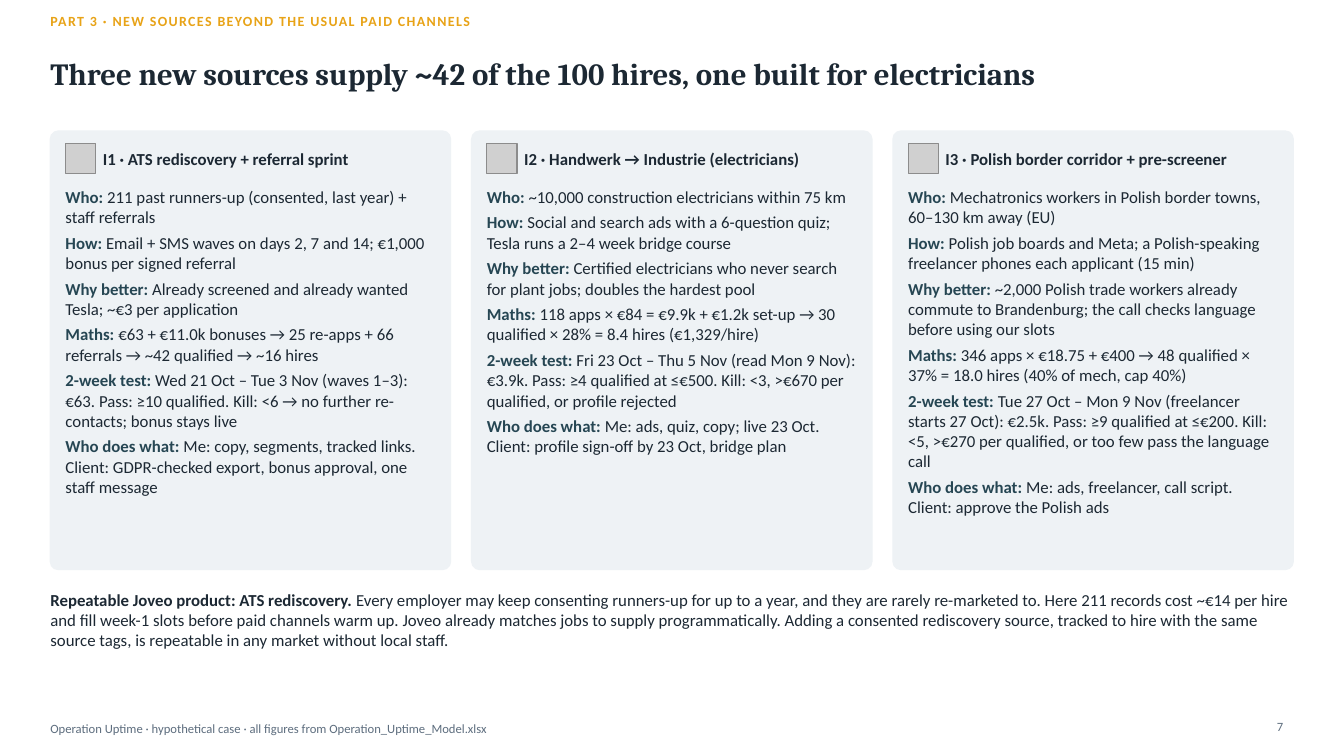
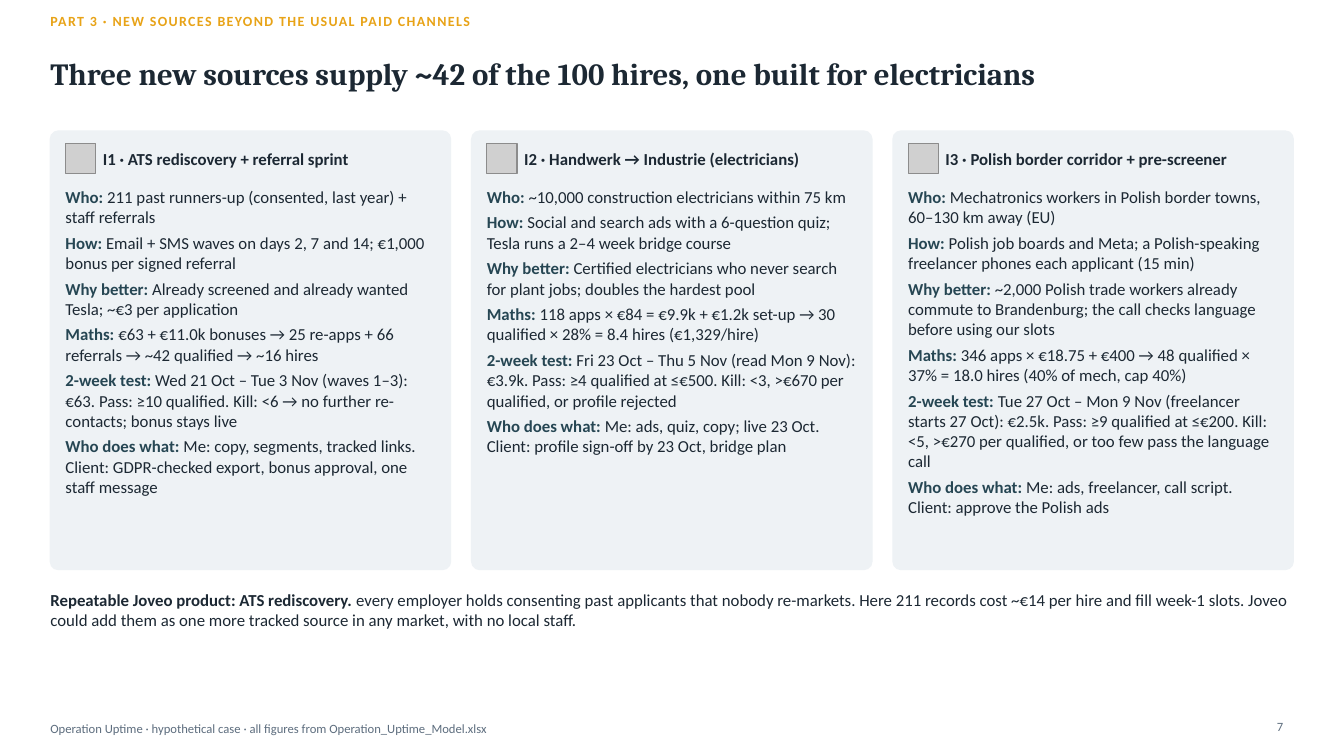
Before and after one commit to Anurag160596/haystack, a slide deck: slide 7 of operation_uptime/Operation_Uptime_Deck.pptx. Drawn at 1344x756 pixels with LibreOffice and Linux fonts; fonts in the diff are those of the drawing; grey boxes stand for pictures. Boxes give left, top, right and bottom in pixels: in the first picture for what was removed or moved away, otherwise in the second. Text is boxed around its words. In the diff, an @@ line names an element or a change of style, - is before the commit and + after.

```diff
--- a/operation_uptime/Operation_Uptime_Deck.pptx
+++ b/operation_uptime/Operation_Uptime_Deck.pptx
@@ text at <box>50,594,1287,629</box>: text changed @@
-Repeatable Joveo product: ATS rediscovery. Every employer may keep consenting runners-up for up to a year, and they are rarely re-marketed to. Here 211 records cost ~€14 per hire and fill week-1 slots before paid channels warm up. Joveo already matches jobs to supply programmatically. Adding a consented rediscovery source, tracked to hire with the same source tags, is repeatable in any market without local staff.
+Repeatable Joveo product: ATS rediscovery. every employer holds consenting past applicants that nobody re-markets. Here 211 records cost ~€14 per hire and fill week-1 slots. Joveo could add them as one more tracked source in any market, with no local staff.
```
Also in this commit, not shown: 7 other slides changed, 1 other file.
